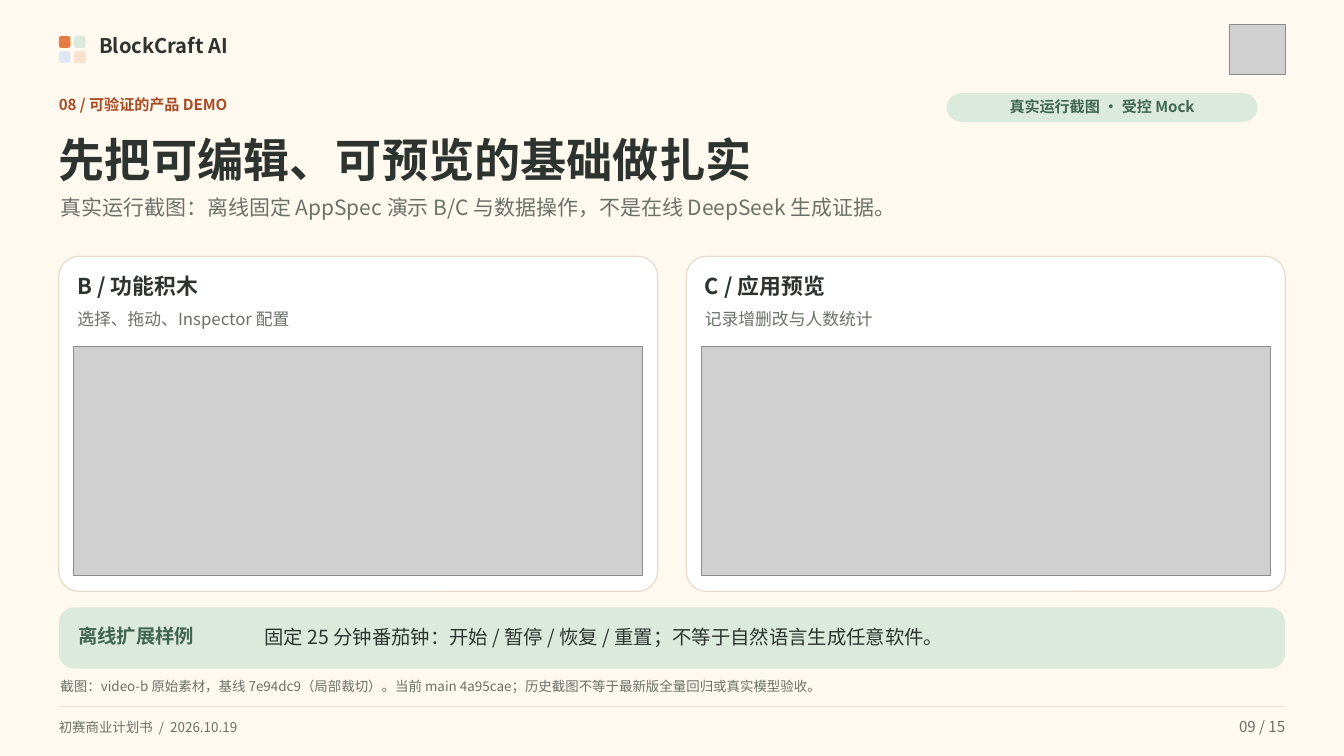
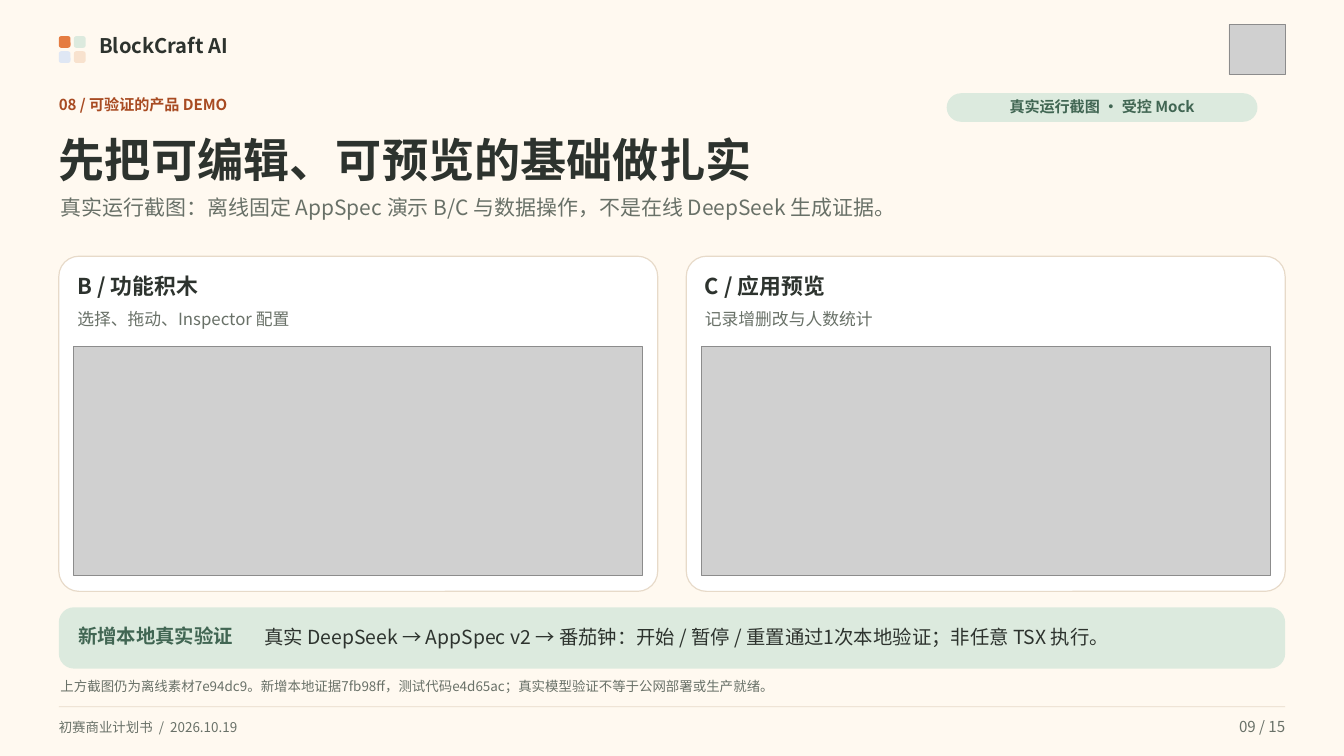
Before and after one commit to Nanmuxxx/BlockCraft-AI, a slide deck: slide 9 of competition-delivery-20261020/bp-reconcile-0128/candidate/BlockCraftAI_BP_Reconciled_Candidate.pptx. Drawn at 1344x756 pixels with LibreOffice and Linux fonts; fonts in the diff are those of the drawing; grey boxes stand for pictures. Boxes give left, top, right and bottom in pixels: in the first picture for what was removed or moved away, otherwise in the second. Text is boxed around its words. In the diff, an @@ line names an element or a change of style, - is before the commit and + after.

Commit message:
docs(bp): reflect one verified local real DeepSeek AppSpec pomodoro run

```diff
--- a/competition-delivery-20261020/bp-reconcile-0128/candidate/BlockCraftAI_BP_Reconciled_Candidate.pptx
+++ b/competition-delivery-20261020/bp-reconcile-0128/candidate/BlockCraftAI_BP_Reconciled_Candidate.pptx
@@ text at bbox=[78, 626, 233, 645]: text changed @@
-离线扩展样例
+新增本地真实验证
@@ text at bbox=[265, 627, 1109, 649]: text changed @@
-固定 25 分钟番茄钟：开始 / 暂停 / 恢复 / 重置；不等于自然语言生成任意软件。
+真实 DeepSeek → AppSpec v2 → 番茄钟：开始 / 暂停 / 重置通过1次本地验证；非任意 TSX 执行。
@@ text at bbox=[60, 679, 773, 693]: text changed @@
-截图：video-b 原始素材，基线 7e94dc9（局部裁切）。当前 main 4a95cae；历史截图不等于最新版全量回归或真实模型验收。
+上方截图仍为离线素材7e94dc9。新增本地证据7fb98ff，测试代码e4d65ac；真实模型验证不等于公网部署或生产就绪。
```
Also in this commit, not shown: 4 other slides changed, 6 other files.
